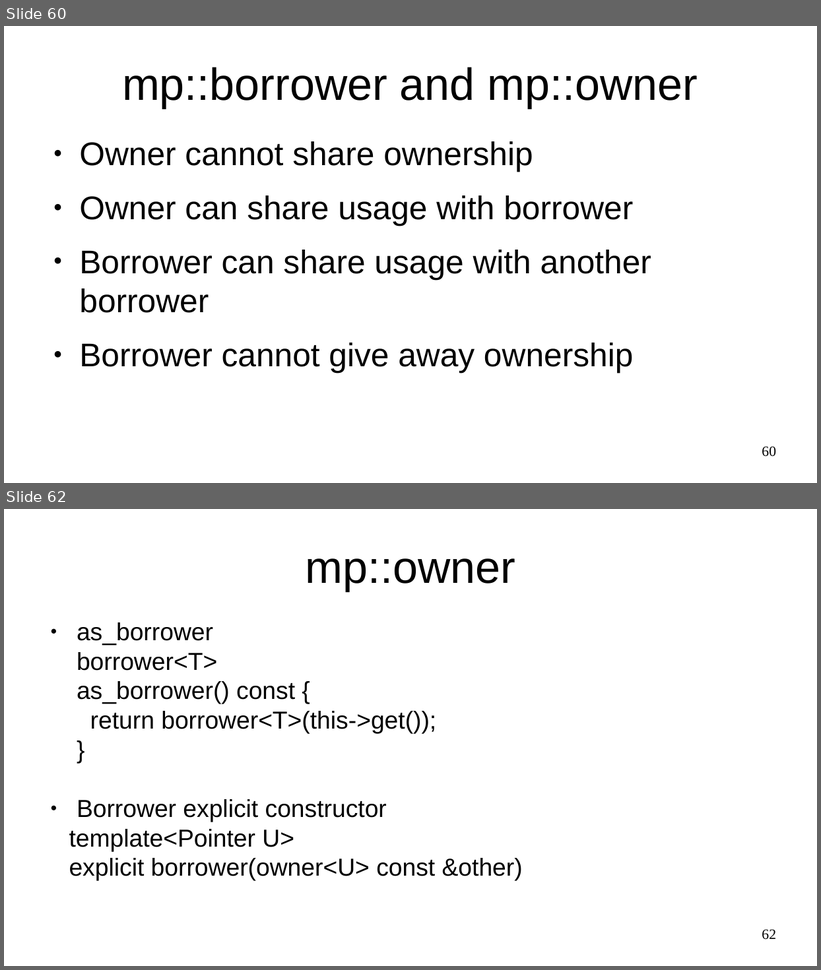
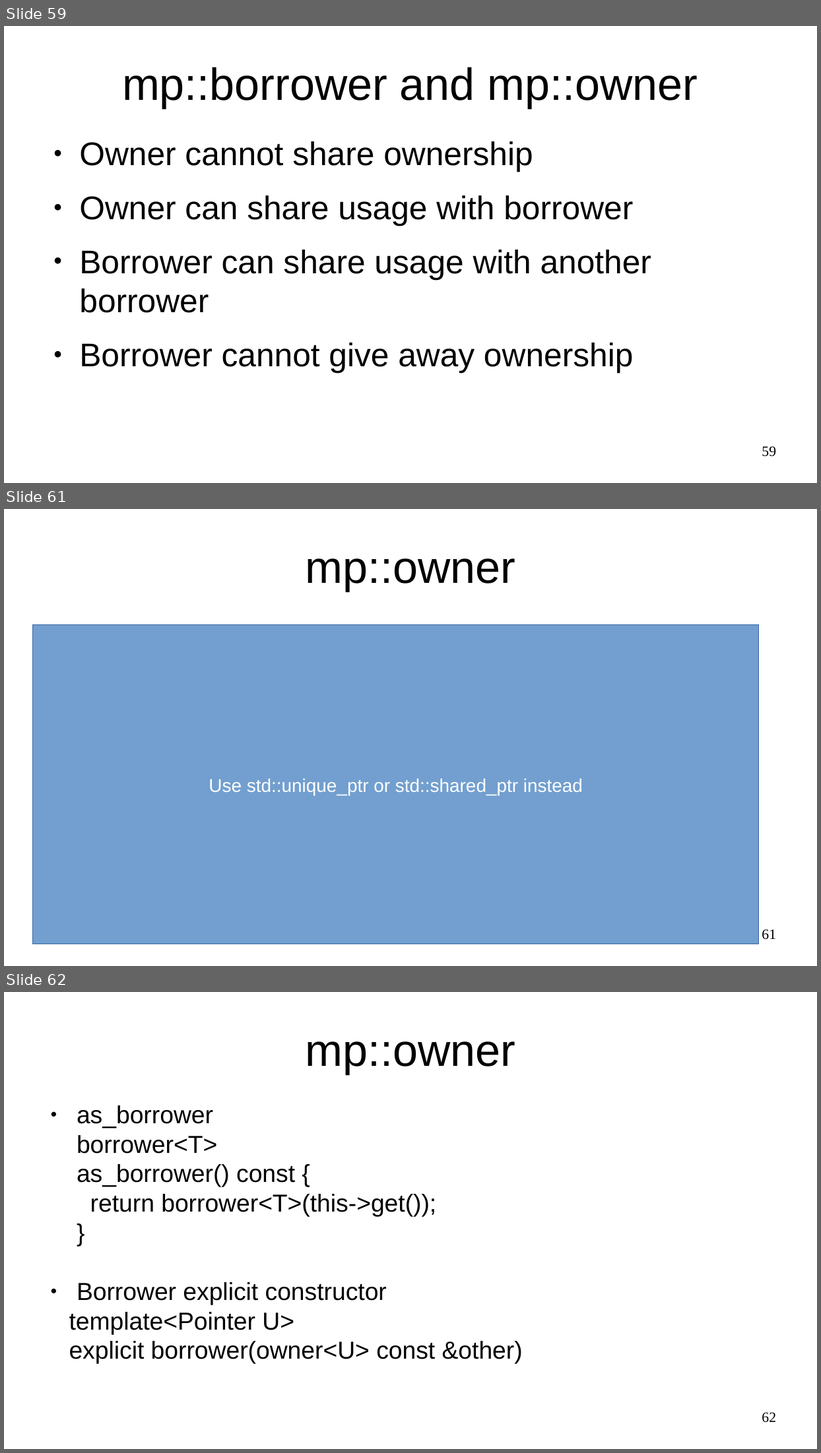
Before and after one commit to marcpawl/nullptr, a slide deck: slideshow.odp. Shown one above the other, each under a label of ours: slides 60 and 62 before the commit, slides 59, 61 and 62 after it; the slides between them are not shown. The pictures are 821x970 and 821x1453 pixels, drawn with LibreOffice and Linux fonts; fonts in the diff are those of the drawing. Boxes give left, top, right and bottom in pixels: in the first picture for what was removed or moved away, otherwise in the second. Text is boxed around its words. In the diff, an @@ line names an element or a change of style, - is before the commit and + after.

Commit message:
borrow can be constructed from unique_ptr and shared_ptr

```diff
--- a/slideshow.odp
+++ b/slideshow.odp
@@ slide 61 added at bbox=[4, 509, 817, 966], background #FFFFFF @@
@@ title added at bbox=[305, 559, 516, 591], 44 pt, text #000000 @@
+mp::owner
@@ rectangle added at bbox=[33, 625, 759, 945], fill #729FCF, outline #3465A4 0 pt, 18 pt, text #FFFFFF @@
+Use std::unique_ptr or std::shared_ptr instead
@@ page number added at bbox=[762, 929, 776, 940], 14 pt, text #000000 @@
+61
@@ what was slide 60 is now slide 59 @@
@@ page number at bbox=[762, 446, 776, 457]: text changed @@
-60
+59
```
Also in this commit, not shown: 4 slides changed, 4 other slides added, 2 slides removed, 2 other files.
